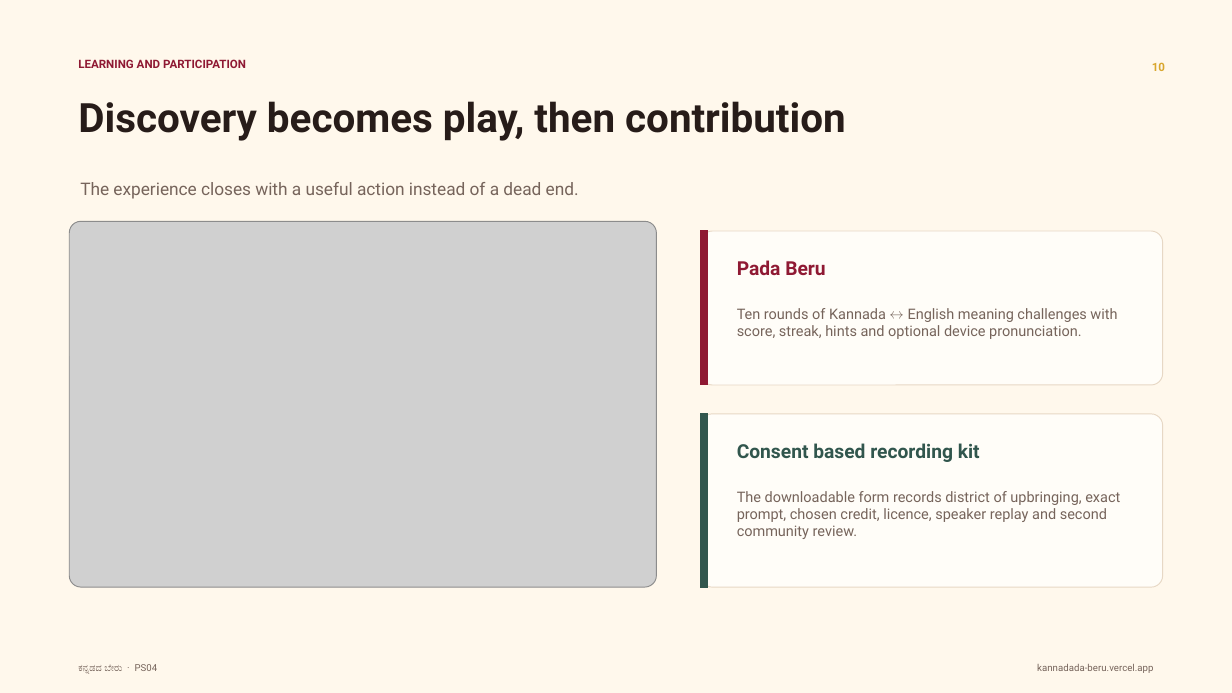
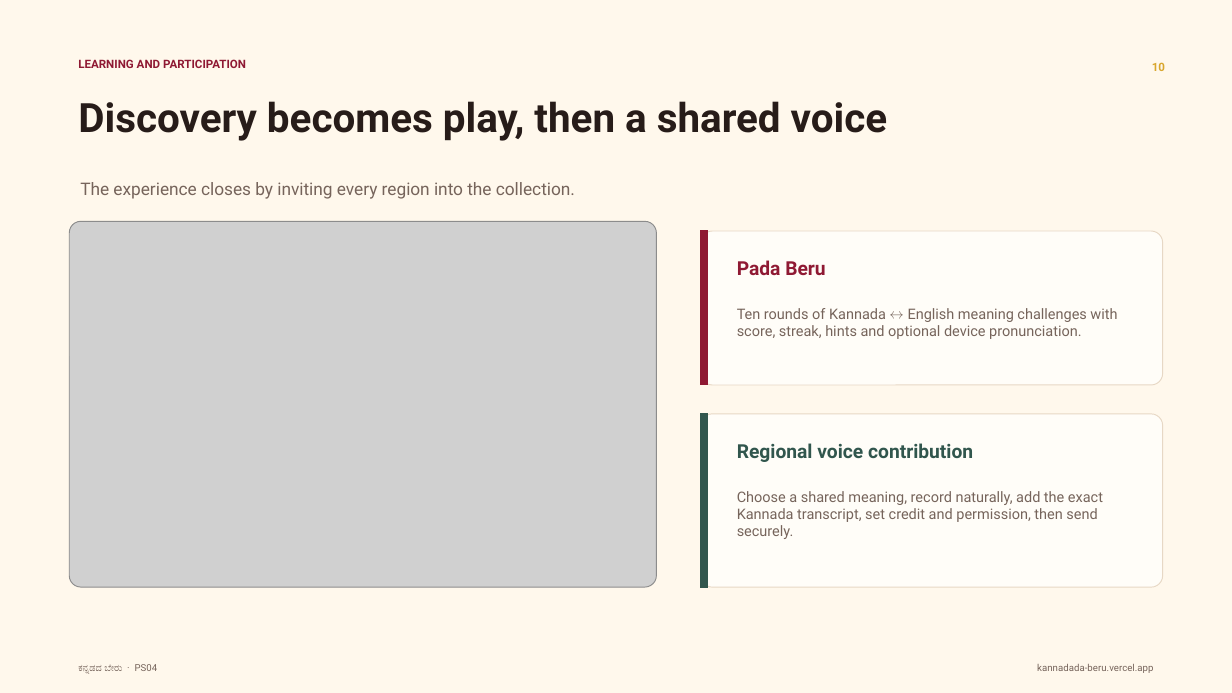
Before and after one commit to DSGAMING98/kannadada-beru, a slide deck: slide 10 of Kannadada Beru Final Presentation/Kannadada_Beru_Submission_2026_RELEASE.pptx. Drawn at 1232x693 pixels with LibreOffice and Linux fonts; fonts in the diff are those of the drawing; grey boxes stand for pictures. Boxes give left, top, right and bottom in pixels: in the first picture for what was removed or moved away, otherwise in the second. Text is boxed around its words. In the diff, an @@ line names an element or a change of style, - is before the commit and + after.

```diff
--- a/Kannadada Beru Final Presentation/Kannadada_Beru_Submission_2026_RELEASE.pptx
+++ b/Kannadada Beru Final Presentation/Kannadada_Beru_Submission_2026_RELEASE.pptx
@@ text at (x1=78, y1=101, x2=888, y2=141): text changed @@
-Discovery becomes play, then contribution
+Discovery becomes play, then a shared voice
@@ text at (x1=80, y1=182, x2=575, y2=199): text changed @@
-The experience closes with a useful action instead of a dead end.
+The experience closes by inviting every region into the collection.
@@ text at (x1=737, y1=443, x2=973, y2=462): text changed @@
-Consent based recording kit
+Regional voice contribution
@@ text at (x1=737, y1=491, x2=1103, y2=539): text changed @@
-The downloadable form records district of upbringing, exact prompt, chosen credit, licence, speaker replay and second community review.
+Choose a shared meaning, record naturally, add the exact Kannada transcript, set credit and permission, then send securely.
```
Also in this commit, not shown: 7 other slides changed, 16 other files.
